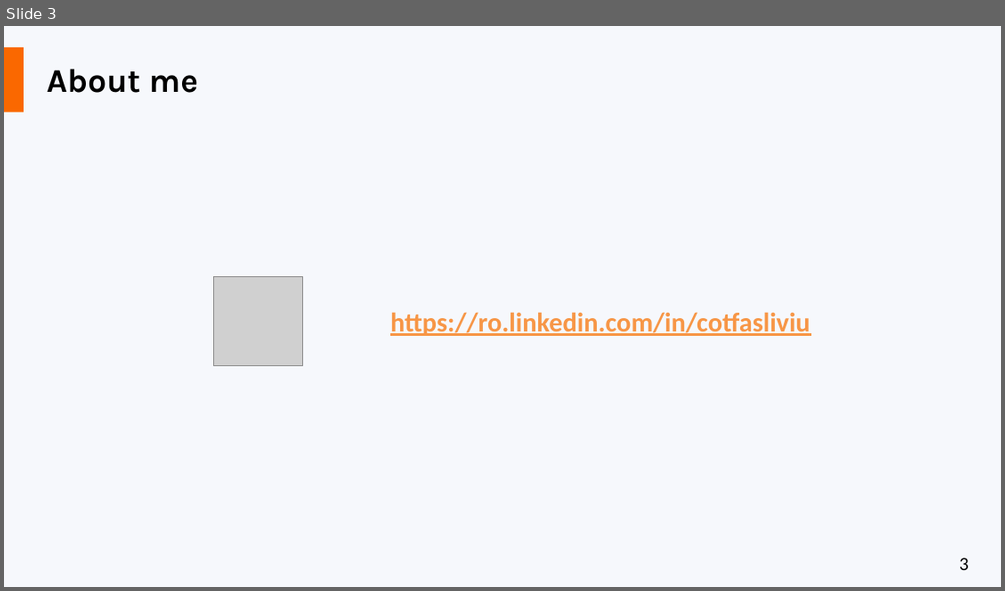
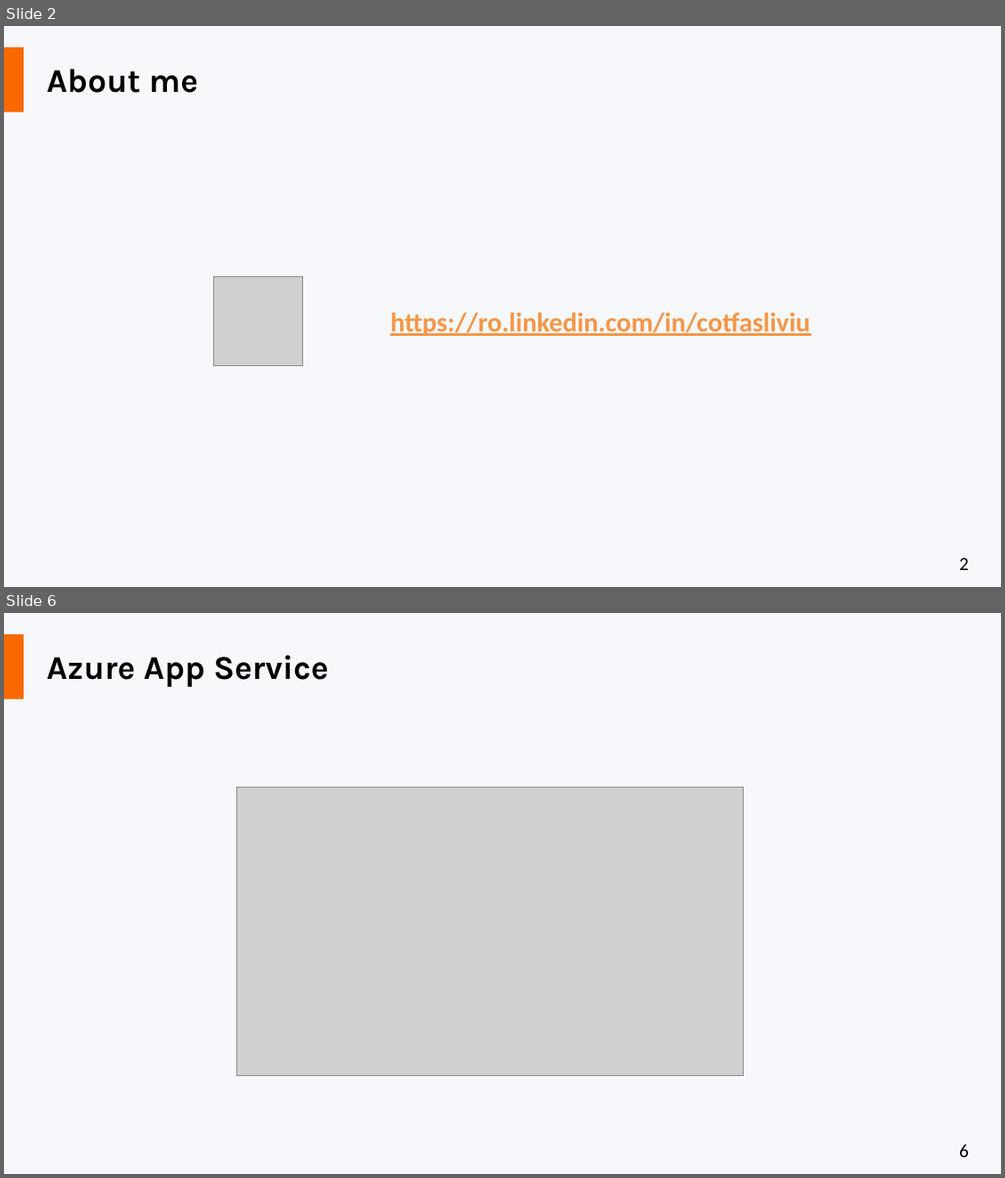
Before and after one commit to liviucotfas/ase-web-and-cloud-applications-security, a slide deck: Presentation Microsoft Azure.pptx. Shown one above the other, each under a label of ours: slide 3 before the commit, slides 2 and 6 after it; the slides between them are not shown. The pictures are 1005x591 and 1005x1178 pixels, drawn with LibreOffice and Linux fonts; fonts in the diff are those of the drawing; grey boxes stand for pictures. Boxes give left, top, right and bottom in pixels: in the first picture for what was removed or moved away, otherwise in the second. Text is boxed around its words. In the diff, an @@ line names an element or a change of style, - is before the commit and + after.

```diff
--- a/Presentation Microsoft Azure.pptx
+++ b/Presentation Microsoft Azure.pptx
@@ slide 6 added at [4, 613, 1001, 1174], background #F6F8FC; not listed: 2 template elements that a slide beside it also shows @@
@@ title added at [47, 655, 328, 687], 32 pt, text #000000, bold @@
+Azure App Service
@@ picture added at [237, 787, 744, 1075] @@
@@ what was slide 3 is now slide 2 @@
@@ page number at [959, 557, 969, 570]: text changed @@
-3
+2
```
Also in this commit, not shown: 8 other slides added, 74 slides removed.
